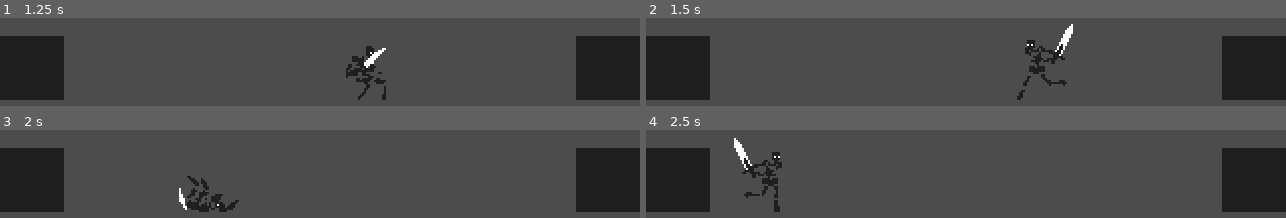
Above: before the commit, frames 1-4 (two rows, left to right).
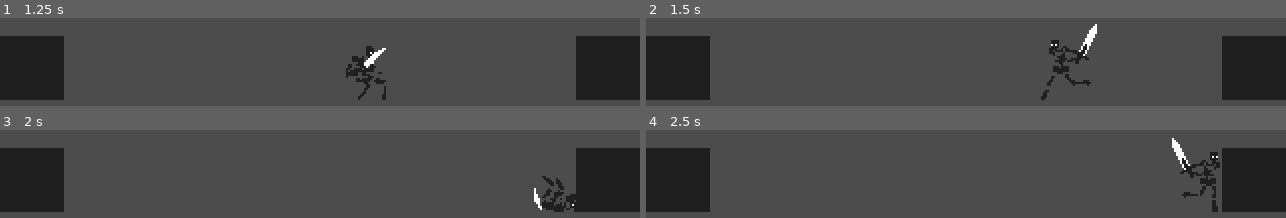
Above: after the commit, the same moments.

Repository: dw3nt/hb-grave-in-godot
Game: Godot game, scene res://Graveyard.tscn
Two runs of this game, one before a commit and one after it. Both use one fixed random seed, a clock stepped at 60 frames per second and the inputs below.
Inputs:
- Up to frame 1 (1.25 s): hold D (move_right) from 0.53 s (still down); tap Space (roll) at 0.6 s; tap K (attack, bound only after the commit) at 0.8 s
- Up to frame 2 (1.5 s): release D (move_right) at 1.28 s; hold A (move_left) from 1.28 s (still down); tap K (attack, bound only after the commit) at 1.35 s
- Up to frame 3 (2 s): keep holding A (move_left); tap Space (roll) at 1.55 s
- Up to frame 4 (2.5 s): release A (move_left) at 2.03 s; hold D (move_right) from 2.03 s (still down); tap Space (roll) at 2.1 s; tap K (attack, bound only after the commit) at 2.3 s

Frame 1 is identical in both runs. In frame 2, 2.7% of the frame differs, in the area x 57-71%, y 6-94%; in frame 3, 2.3%; in frame 4, 3.0%, in the area x 13-90%, y 9-94%.

Commit message:
add attack one state

Diff:
--- a/Skeleton.gd
+++ b/Skeleton.gd
@@ -1,6 +1,6 @@
 extends KinematicBody2D
 
-enum State { MOVE, ROLL }
+enum State { MOVE, ROLL, ATTACK_ONE }
 
 const MAX_RUN_SPEED = 200
 const ACCELERATION = 20
@@ -12,14 +12,27 @@
 func _physics_process(delta):
 	if Input.is_action_just_pressed("roll"):
 		state = State.ROLL
+	elif Input.is_action_just_pressed("attack"):
+		state = State.ATTACK_ONE
 
 	match state:
+		State.ROLL:
+			process_roll()
+		State.ATTACK_ONE:
+			process_attack()
 		State.MOVE:
 			process_move()
-		State.ROLL:
-			process_roll()
 
 	move_and_slide(motion)
+
+
+func process_attack():
+	pass
+
+
+func process_roll():
+	$Anim.play("roll")
+	motion.x = 200 * sign(motion.x)
 
 
 func process_move():
@@ -38,11 +51,6 @@
 		$Anim.play("idle")
 
 
-func process_roll():
-	$Anim.play("roll")
-	motion.x = 200 * sign(motion.x)
-
-
 func should_stop():
 	return (!Input.is_action_pressed("move_left") && !Input.is_action_pressed("move_right")) || (Input.is_action_pressed("move_left") && Input.is_action_pressed("move_right"))
 
--- a/project.godot
+++ b/project.godot
@@ -71,6 +71,11 @@
 , Object(InputEventKey,"resource_local_to_scene":false,"resource_name":"","device":0,"alt":false,"shift":false,"control":false,"meta":false,"command":false,"pressed":false,"scancode":74,"unicode":0,"echo":false,"script":null)
  ]
 }
+attack={
+"deadzone": 0.5,
+"events": [ Object(InputEventKey,"resource_local_to_scene":false,"resource_name":"","device":0,"alt":false,"shift":false,"control":false,"meta":false,"command":false,"pressed":false,"scancode":75,"unicode":0,"echo":false,"script":null)
+ ]
+}
 
 [rendering]
 
